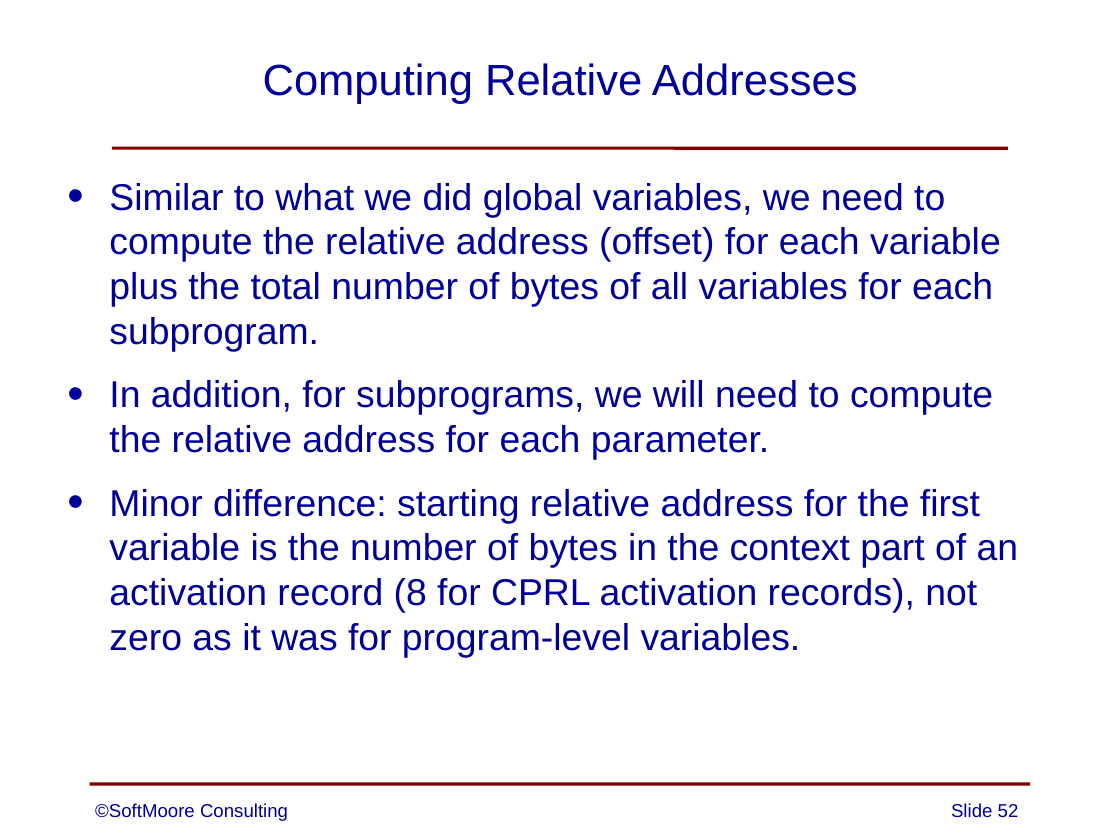
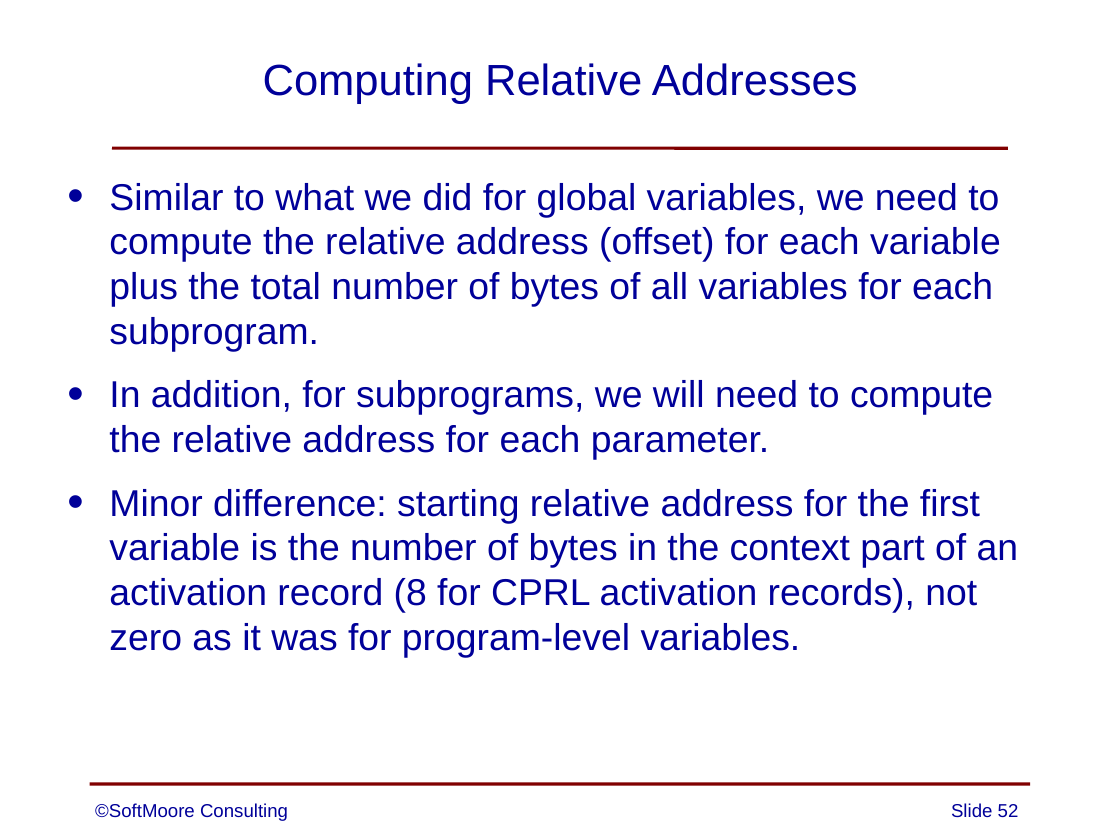
Before and after one commit to SoftMoore/CPRL-Java-4th, a slide deck: slide 52 of PowerPoints/13 - Subprograms.pptx. Drawn at 1120x840 pixels with LibreOffice and Linux fonts; fonts in the diff are those of the drawing. Boxes give left, top, right and bottom in pixels: in the first picture for what was removed or moved away, otherwise in the second. Text is boxed around its words. In the diff, an @@ line names an element or a change of style, - is before the commit and + after.

Commit message:
minor change to one slide

```diff
--- a/PowerPoints/13 - Subprograms.pptx
+++ b/PowerPoints/13 - Subprograms.pptx
@@ text at (109,183,1001,352): text changed @@
-• Similar to what we did global variables, we need to compute the relative address (offset) for each variable plus the total number of bytes of all variables for each subprogram.
+• Similar to what we did for global variables, we need to compute the relative address (offset) for each variable plus the total number of bytes of all variables for each subprogram.
```
